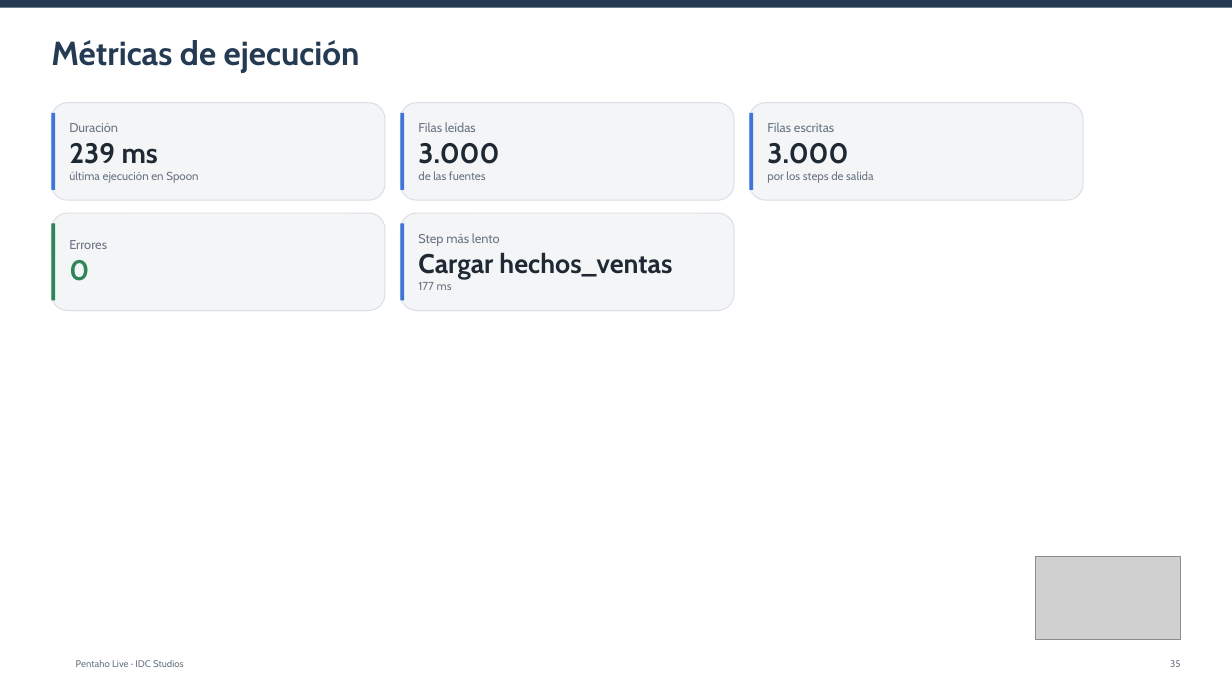
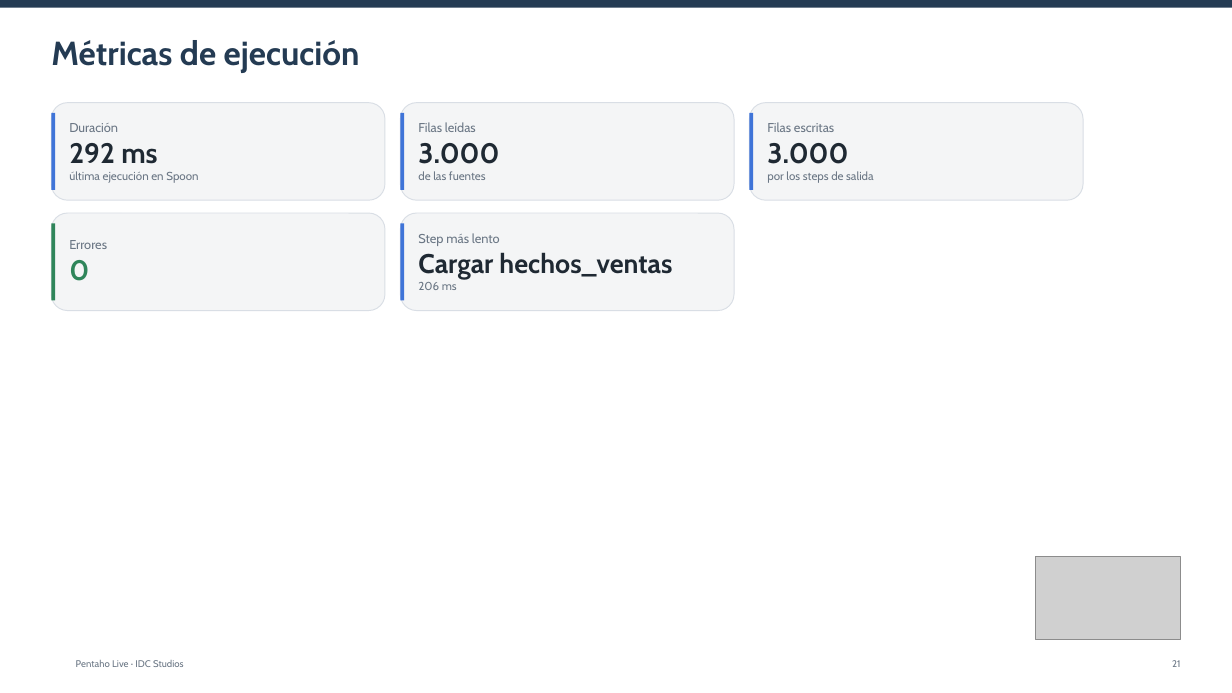
Before and after one commit to IvI2511/pentaho-mcp, a slide deck: slide 21 of ejemplo/informes/04_hechos_ventas.pptx (slide 35 before the commit). Drawn at 1232x693 pixels with LibreOffice and Linux fonts; fonts in the diff are those of the drawing; grey boxes stand for pictures; background and template pictures are left out. Boxes give left, top, right and bottom in pixels: in the first picture for what was removed or moved away, otherwise in the second. Text is boxed around its words. In the diff, an @@ line names an element or a change of style, - is before the commit and + after.

```diff
--- a/ejemplo/informes/04_hechos_ventas.pptx
+++ b/ejemplo/informes/04_hechos_ventas.pptx
@@ text at (69, 143, 157, 164): text changed @@
-239 ms
+292 ms
@@ text at (418, 282, 457, 290): text changed @@
-177 ms
+206 ms
@@ page number at (1172, 660, 1180, 667): text changed @@
-35
+21
```
Also in this commit, not shown: 17 other slides changed, 2 slides added, 16 slides removed, 30 other files.
